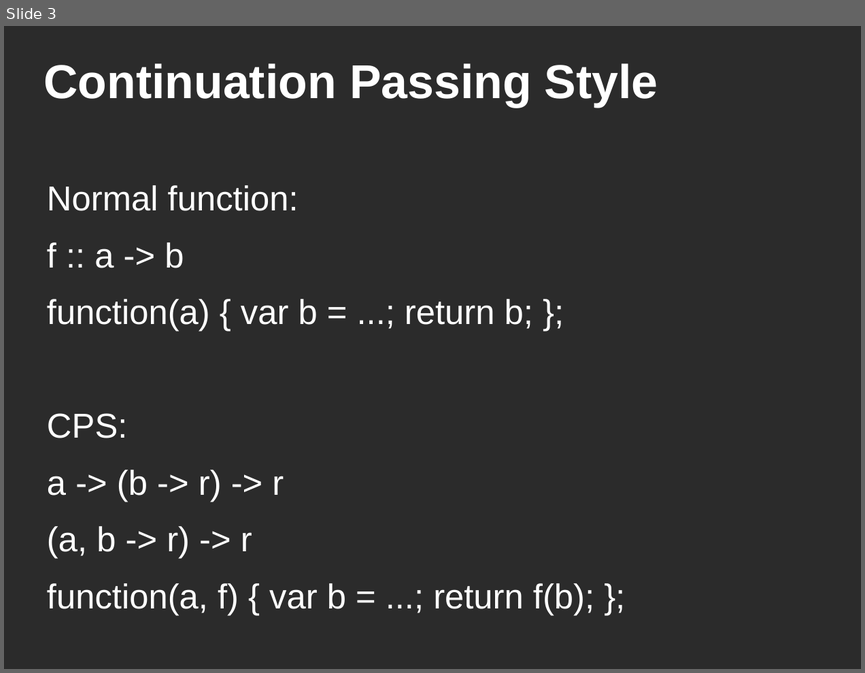
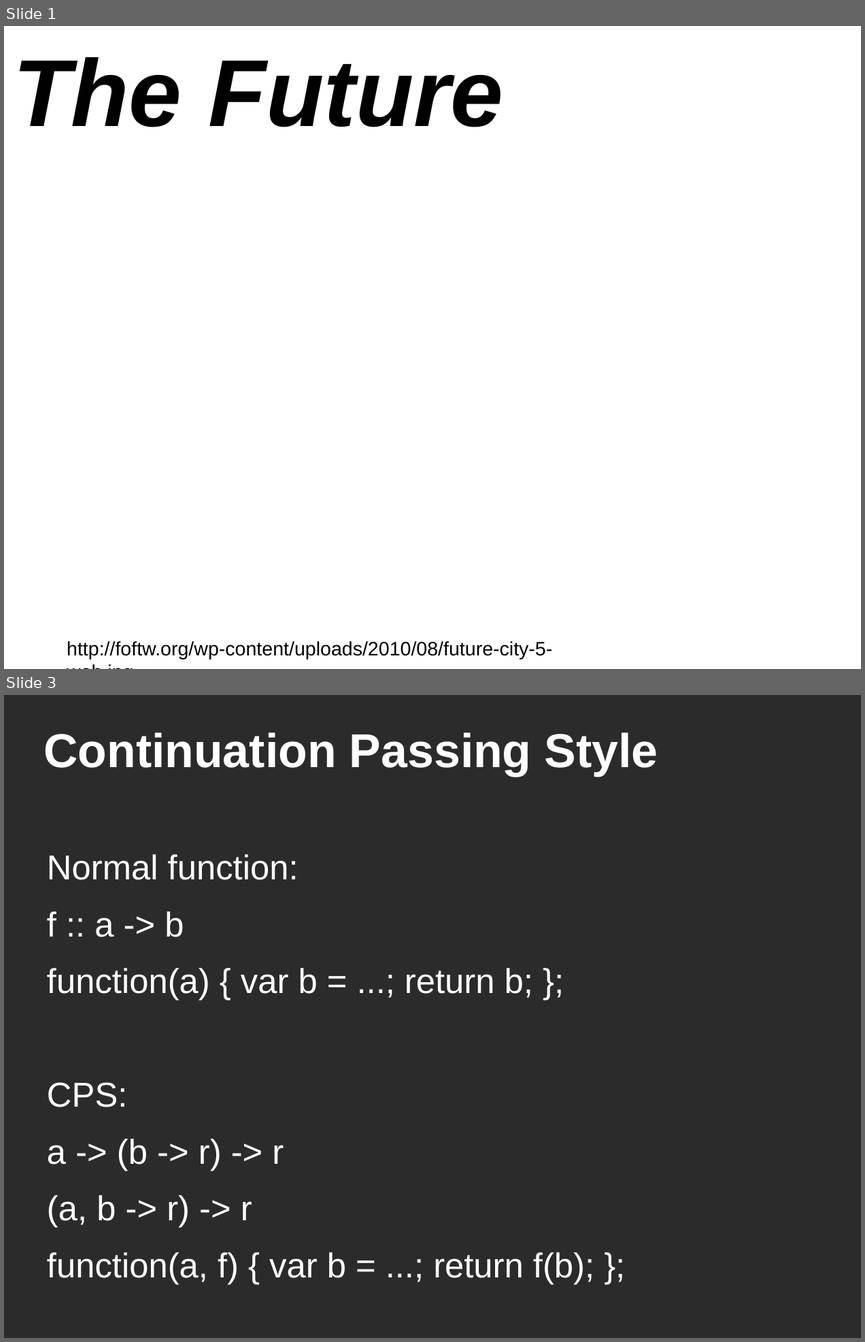
Before and after one commit to techtangents/jsasync, a slide deck: doc/TheFuture.odp. Shown one above the other, each under a label of ours: slide 3 before the commit, slides 1 and 3 after it; the slides between them are not shown. The pictures are 865x673 and 865x1342 pixels, drawn with LibreOffice and Linux fonts; fonts in the diff are those of the drawing; background and template pictures are left out; a plain dark background stands for a picture behind light text. Boxes give left, top, right and bottom in pixels: in the first picture for what was removed or moved away, otherwise in the second. Text is boxed around its words. In the diff, an @@ line names an element or a change of style, - is before the commit and + after.

```diff
--- a/doc/TheFuture.odp
+++ b/doc/TheFuture.odp
@@ slide 1 added at [4,26,861,669], background picture (left out) @@
@@ title added at [13,57,503,127], 88 pt, text #000000, bold, italic @@
+The Future
@@ text added at [67,641,552,658], 18 pt, text #000000 @@
+http://foftw.org/wp-content/uploads/2010/08/future-city-5-web.jpg
```
Also in this commit, not shown: 2 slides changed, 8 other slides added, 1 slide removed.
